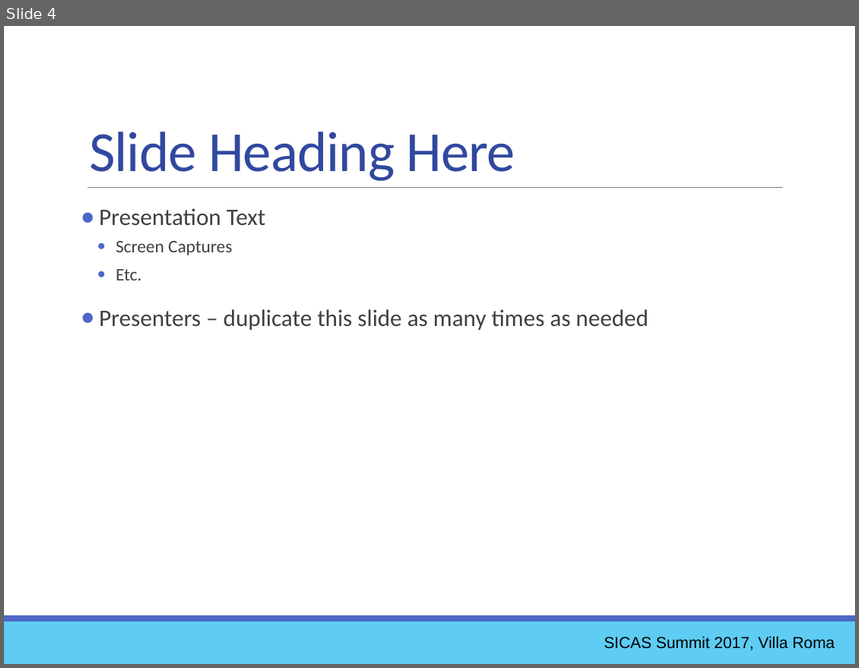
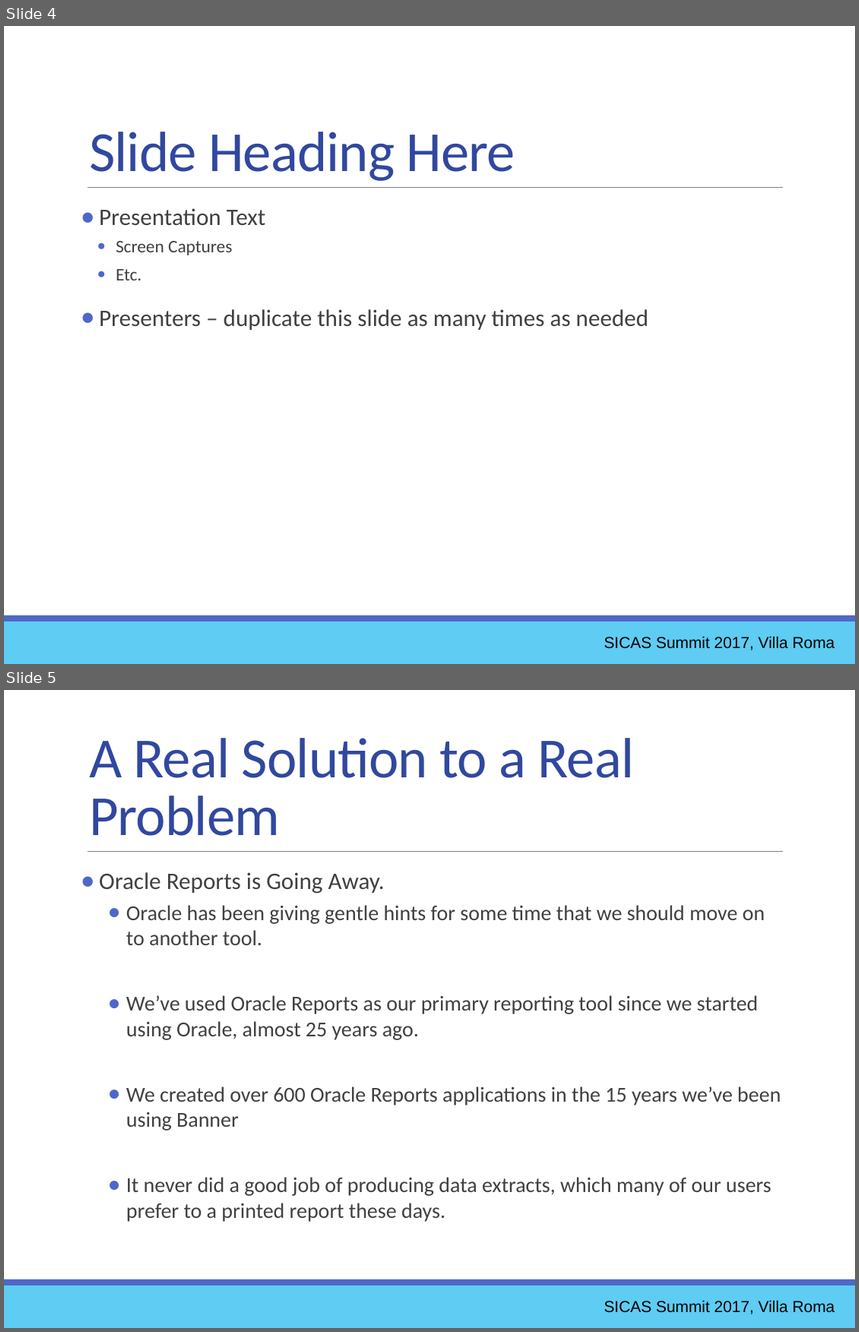
Before and after one commit to ewcole/simple_report, a slide deck: docs/SICAS_2017/Drop-InReportingWithGroovy.pptx. Shown one above the other, each under a label of ours: slide 4 before the commit, slides 4 and 5 after it. The pictures are 859x668 and 859x1332 pixels, drawn with LibreOffice and Linux fonts; fonts in the diff are those of the drawing. Boxes give left, top, right and bottom in pixels: in the first picture for what was removed or moved away, otherwise in the second. Text is boxed around its words. In the diff, an @@ line names an element or a change of style, - is before the commit and + after.

Commit message:
Start creating powerpoint slides

```diff
--- a/docs/SICAS_2017/Drop-InReportingWithGroovy.pptx
+++ b/docs/SICAS_2017/Drop-InReportingWithGroovy.pptx
@@ slide 5 added at box(4, 690, 855, 1328), background #FFFFFF; not listed: 3 template elements that a slide beside it also shows @@
@@ title added at box(89, 738, 635, 836), 48 pt, text #31489F @@
+A Real Solution to a Real Problem
@@ text added at box(99, 872, 781, 1222), 18 pt, text #404040 @@
+● Oracle Reports is Going Away.
+  ● Oracle has been giving gentle hints for some time that we should move on to another tool.
+  ● We’ve used Oracle Reports as our primary reporting tool since we started using Oracle, almost 25 years ago.
+  ● We created over 600 Oracle Reports applications in the 15 years we’ve been using Banner
+  ● It never did a good job of producing data extracts, which many of our users prefer to a printed report these days.
@@ text added at box(604, 1300, 835, 1315), 13.5 pt, text #000000 @@
+SICAS Summit 2017, Villa Roma
```
Also in this commit, not shown: 1 slide changed, 3 other slides added, 3 other files.
